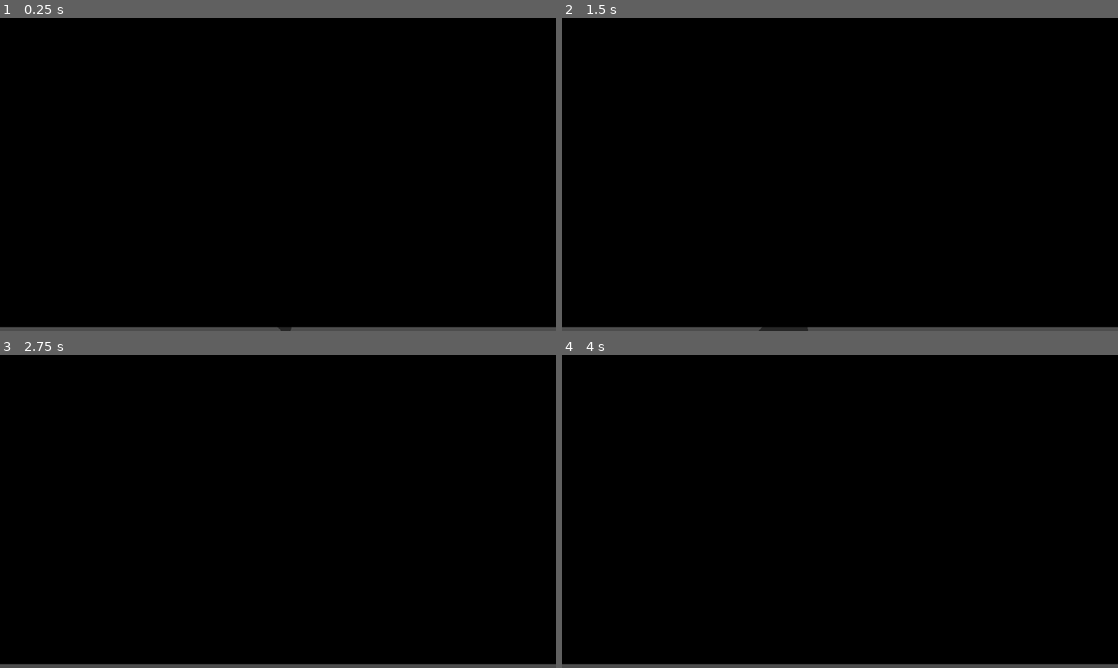
Above: before the commit, frames 1-4 (two rows, left to right).
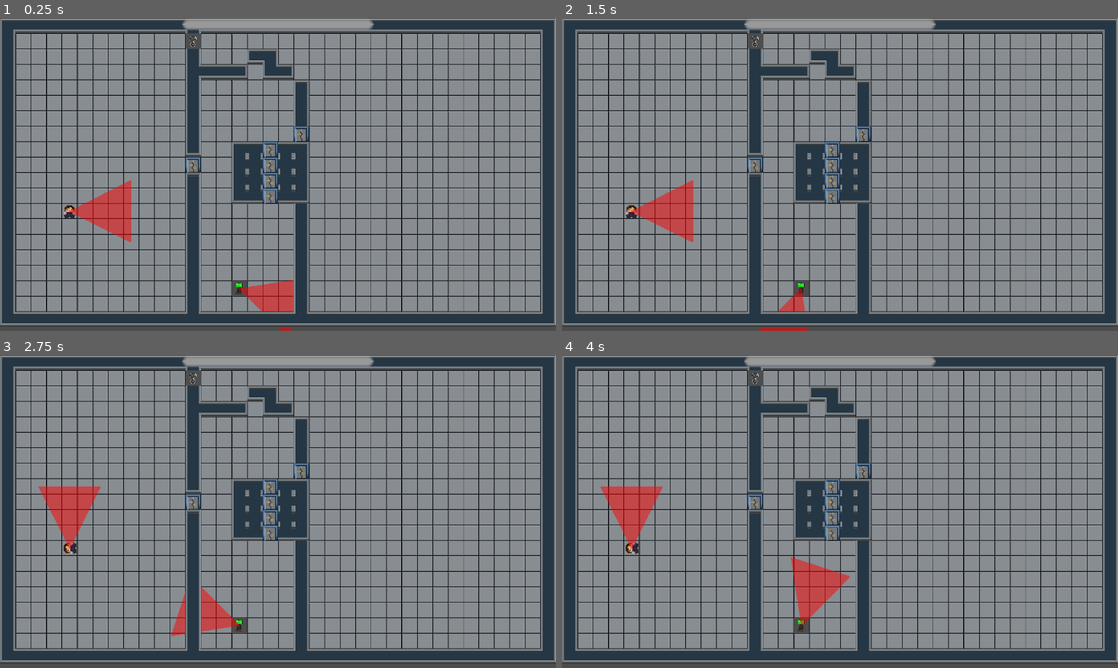
Above: after the commit, the same moments.

Repository: paralinguist/Heist-Server
Game: Godot game, scene res://game.tscn
Same seed, same stepped clock (60 frames per second), same inputs: the game is played once before the commit and once after it.
Inputs:
- Up to frame 1 (0.25 s): no input
- Up to frame 2 (1.5 s): hold Right (right) 0.53-1.28 s; tap Space (use) at 0.6, 1.35 s; hold Down (down) from 1.28 s (still down)
- Up to frame 3 (2.75 s): release Down (down) at 2.03 s; hold Right (right) from 2.03 s (still down); tap Space (use) at 2.1 s
- Up to frame 4 (4 s): release Right (right) at 2.78 s; hold Up (up) 2.78-3.53 s; tap Space (use) at 2.85, 3.6 s; hold Left (left) from 3.53 s (still down)

The runs differ from the first frame. In frame 1, 99% of the frame differs, in the area x 0-100%, y 0-100%; in frame 2, 99%; in frame 3, 99%; in frame 4, 99%.

Commit message:
added movement lock toggle and heating up

Diff:
--- a/game.gd
+++ b/game.gd
@@ -3,19 +3,25 @@
 
 const new_player_res: Resource = preload("res://default_player.tscn")
 var player_lookup : Dictionary = {}
+var heat := 0.0
 
 # Called when the node enters the scene tree for the first time.
 func _ready() -> void:
     $WebSocketServer.connect("new_player", create_new_player)
     $WebSocketServer.connect("move", move_player)
     $WebSocketServer.connect("action", take_action)
+    $WebSocketServer.connect("heat_up", heat_up)
+    $WebSocketServer.connect("movement_lock_toggle", movement_lock_toggle)
 
 # Called every frame. 'delta' is the elapsed time since the previous frame.
 func _process(delta: float) -> void:
     process_player_sight()
+    heat = clamp(heat, 0.0, 100.0)
+    $UI/Control/ProgressBar.value = heat
+    $UI/Control/ColorRect.material.set("shader_parameter/heat", heat)
 
 func process_player_sight():
-    $TileMap.get_child(0).material.set("shader_parameter/override", false)
+    $TileMap.get_child(0).material.set("shader_parameter/override", true)
     for c in range($Players.get_child_count()):
         $TileMap.get_child(0).material.get("shader_parameter/positions")[c] = $Players.get_child(c).global_position
         $TileMap.get_child(0).material.get("shader_parameter/threshold")[c] = 150.0
@@ -41,3 +47,8 @@
 
 func  send_result(role: String, type: String, id: int, data: String):
     $WebSocketServer.send_role_result(role, type, id, data)
+
+func heat_up(amount: int):
+    heat += amount
+func movement_lock_toggle(role: String, is_locked: bool):
+    player_lookup[role].movelock = is_locked
--- a/game.tscn
+++ b/game.tscn
@@ -1,9 +1,38 @@
-[gd_scene load_steps=5 format=3 uid="uid://5uqyosn1ib0i"]
+[gd_scene load_steps=9 format=3 uid="uid://5uqyosn1ib0i"]
 
 [ext_resource type="Script" path="res://game.gd" id="1_oqqb4"]
 [ext_resource type="PackedScene" uid="uid://c3gucr3c3qajx" path="res://default_level_tiles.tscn" id="1_wr0ng"]
 [ext_resource type="PackedScene" uid="uid://budx8kadsk8sg" path="res://web_socket_server.tscn" id="2_m656e"]
 [ext_resource type="PackedScene" uid="uid://cxkg0auxroxei" path="res://default_npc.tscn" id="4_e4b1u"]
+[ext_resource type="Shader" path="res://heat.gdshader" id="5_dtg0i"]
+
+[sub_resource type="ShaderMaterial" id="ShaderMaterial_v7kxk"]
+shader = ExtResource("5_dtg0i")
+shader_parameter/heat = null
+
+[sub_resource type="StyleBoxFlat" id="StyleBoxFlat_0b0pv"]
+border_width_left = 8
+border_width_top = 8
+border_width_right = 8
+border_width_bottom = 8
+border_color = Color(0.8, 0.8, 0.8, 0)
+border_blend = true
+corner_radius_top_left = 16
+corner_radius_top_right = 16
+corner_radius_bottom_right = 16
+corner_radius_bottom_left = 16
+
+[sub_resource type="StyleBoxFlat" id="StyleBoxFlat_a23oj"]
+bg_color = Color(0.75, 0, 0, 1)
+border_width_left = 8
+border_width_top = 8
+border_width_right = 8
+border_width_bottom = 8
+border_color = Color(0.8, 0.8, 0.8, 0)
+corner_radius_top_left = 16
+corner_radius_top_right = 16
+corner_radius_bottom_right = 16
+corner_radius_bottom_left = 16
 
 [node name="Game" type="Node2D" groups=["Parent"]]
 script = ExtResource("1_oqqb4")
@@ -22,4 +51,40 @@
 scale = Vector2(0.5, 0.5)
 
 [node name="CanvasModulate" type="CanvasModulate" parent="."]
+visible = false
 color = Color(0, 0, 0, 1)
+
+[node name="UI" type="CanvasLayer" parent="."]
+
+[node name="Control" type="Control" parent="UI"]
+layout_mode = 3
+anchors_preset = 15
+anchor_right = 1.0
+anchor_bottom = 1.0
+grow_horizontal = 2
+grow_vertical = 2
+
+[node name="ColorRect" type="ColorRect" parent="UI/Control"]
+material = SubResource("ShaderMaterial_v7kxk")
+layout_mode = 1
+anchors_preset = 15
+anchor_right = 1.0
+anchor_bottom = 1.0
+grow_horizontal = 2
+grow_vertical = 2
+
+[node name="ProgressBar" type="ProgressBar" parent="UI/Control"]
+z_index = 6
+custom_minimum_size = Vector2(400, 0)
+layout_mode = 1
+anchors_preset = 5
+anchor_left = 0.5
+anchor_right = 0.5
+offset_left = -2.0
+offset_right = 2.0
+offset_bottom = 27.0
+grow_horizontal = 2
+theme_override_styles/background = SubResource("StyleBoxFlat_0b0pv")
+theme_override_styles/fill = SubResource("StyleBoxFlat_a23oj")
+rounded = true
+show_percentage = false
--- /dev/null
+++ b/heat.gdshader
@@ -0,0 +1,31 @@
+shader_type canvas_item;
+
+uniform float heat;
+
+
+void vertex() {
+	// Called for every vertex the material is visible on.
+}
+
+void fragment() {
+    vec2 position = UV / SCREEN_PIXEL_SIZE;
+    vec2 maxes = vec2(1.0, 1.0)/ SCREEN_PIXEL_SIZE;
+    COLOR =vec4(1.0, 0.0, 0.0, 1.0);
+    float minx = min(position.x, maxes.x-position.x);
+    float miny = min(position.y, maxes.y-position.y);
+    float threshold = heat;
+    float mincircx = threshold*2.0 - minx;
+    float mincircy = threshold*2.0 - miny;
+    bool validcirc = false;//minx < threshold*2.0 && miny < threshold*2.0 && length(vec2(mincircx, mincircy)) > threshold;
+    if (min(minx, miny) < threshold || validcirc) {
+        float alpha_val = 1.0- min(minx, miny)/threshold;
+        COLOR = vec4(1.0, 0.2, 0.0, alpha_val);
+    } else {
+        COLOR = vec4(1.0, 0.2, 0.0, 0.0);
+    }
+}
+
+//void light() {
+	// Called for every pixel for every light affecting the CanvasItem.
+	// Uncomment to replace the default light processing function with this one.
+//}
--- a/player.gd
+++ b/player.gd
@@ -14,13 +14,14 @@
 @export var is_test := false
 @export var p_name := "lockpick"
 var role := ""
+var movelock := false
 
 # Called when the node enters the scene tree for the first time.
 func _ready() -> void:
     pass # Replace with function body.
 
 func process_move(nam: String, dir: int):
-    if nam == p_name:
+    if nam == p_name and not movelock:
         move(dir)
 
 # Called every frame. 'delta' is the elapsed time since the previous frame.
--- a/websocket_server.gd
+++ b/websocket_server.gd
@@ -20,6 +20,8 @@
 signal client_disconnected(peer_id: int)
 signal move(role: String, direction: int)
 signal action(role: String, item_id: int, action: String)
+signal heat_up(amount: int)
+signal movement_lock_toggle(role: String, is_locked: bool)
 
 ## The port the server will listen on.
 const PORT = 9876
@@ -188,36 +190,32 @@
                         match instruction["state"]:
                             "begin":
                                 send_result(peer_id, "begin_action", instruction["item"], "hackmebro (will contain MAC addresses later)")
-                                #lock player movement
+                                emit_signal("movement_lock_toggle", instruction["role"], true)
                             "success":
                                 emit_signal("action", instruction["role"], instruction["item"], instruction["action"])
-                                #unlock movement
+                                emit_signal("movement_lock_toggle", instruction["role"], false)
                             "failed":
-                                pass
-                                #increase heat level
-                                #unlock movement
+                                emit_signal("heat_up", 8)
+                                emit_signal("movement_lock_toggle", instruction["role"], false)
                             "cancel":
-                                pass
-                                #slightly increase heat level
-                                #unlock movement
+                                emit_signal("heat_up", 2)
+                                emit_signal("movement_lock_toggle", instruction["role"], false)
                     if instruction["action"] == "pick":
                         match instruction["state"]:
                             "begin":
                                 #Currently sends random lock info, should be pre-set
                                 var response = {"type": "begin_action", "id": instruction["item"], "data": Global.get_lock_info()}
                                 send(peer_id, JSON.stringify(response))
-                                #lock player movement
+                                emit_signal("movement_lock_toggle", instruction["role"], true)
                             "success":
                                 emit_signal("action", instruction["role"], instruction["item"], instruction["action"])
-                                #unlock movement
+                                emit_signal("movement_lock_toggle", instruction["role"], false)
                             "failed":
-                                pass
-                                #increase heat level
-                                #unlock movement
+                                emit_signal("heat_up", 8)
+                                emit_signal("movement_lock_toggle", instruction["role"], false)
                             "cancel":
-                                pass
-                                #slightly increase heat level
-                                #unlock movement
+                                emit_signal("heat_up", 2)
+                                emit_signal("movement_lock_toggle", instruction["role"], false)
                     else:
                         emit_signal("action", instruction["role"], instruction["item"], instruction["action"])
             else:
